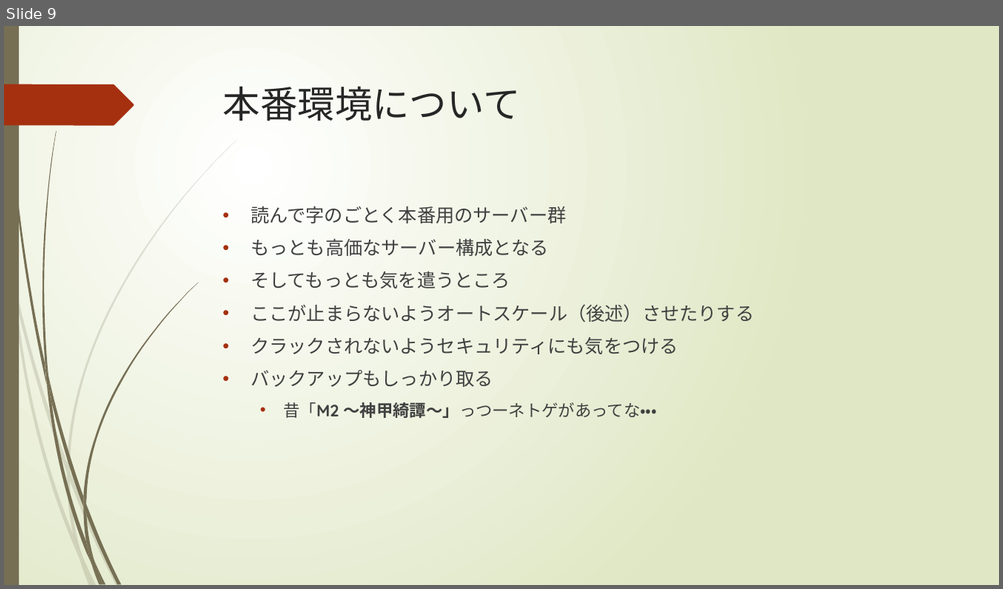
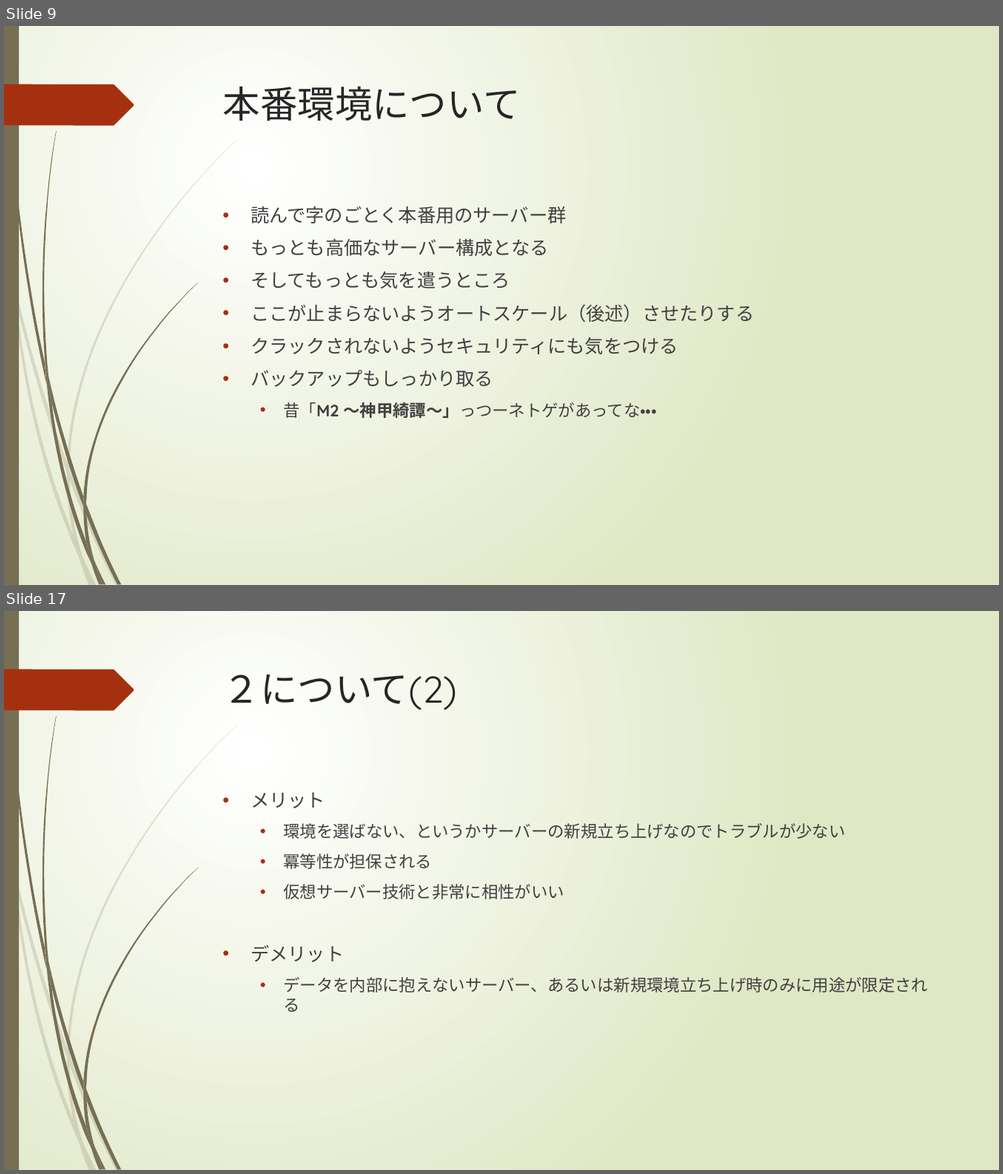
Before and after one commit to gallu/SchoolGameServer, a slide deck: Lessons/lesson9/docs/Lesson9.pptx. Shown one above the other, each under a label of ours: slide 9 before the commit, slides 9 and 17 after it; the slides between them are not shown. The pictures are 1003x589 and 1003x1174 pixels, drawn with LibreOffice and Linux fonts; fonts in the diff are those of the drawing. Boxes give left, top, right and bottom in pixels: in the first picture for what was removed or moved away, otherwise in the second. Text is boxed around its words. In the diff, an @@ line names an element or a change of style, - is before the commit and + after.

```diff
--- a/Lessons/lesson9/docs/Lesson9.pptx
+++ b/Lessons/lesson9/docs/Lesson9.pptx
@@ slide 17 added at (4,611,999,1170), background gradient #FFFFFF to #DFE8C4; not listed: 24 template elements that a slide beside it also shows @@
@@ title added at (223,674,458,710), 36 pt, text #262626 @@
+２について(2)
@@ text added at (250,792,928,1012), 16 pt, text #404040 @@
+• メリット
+  • 環境を選ばない、というかサーバーの新規立ち上げなのでトラブルが少ない
+  • 冪等性が担保される
+  • 仮想サーバー技術と非常に相性がいい
+• デメリット
+  • データを内部に抱えないサーバー、あるいは新規環境立ち上げ時のみに用途が限定される
```
Also in this commit, not shown: 1 slide changed, 8 other slides added.
